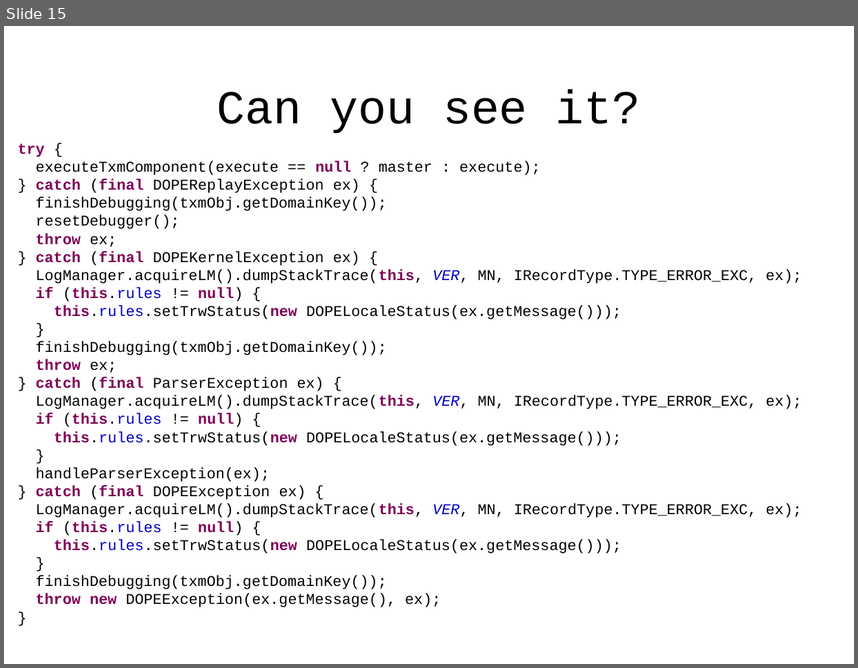
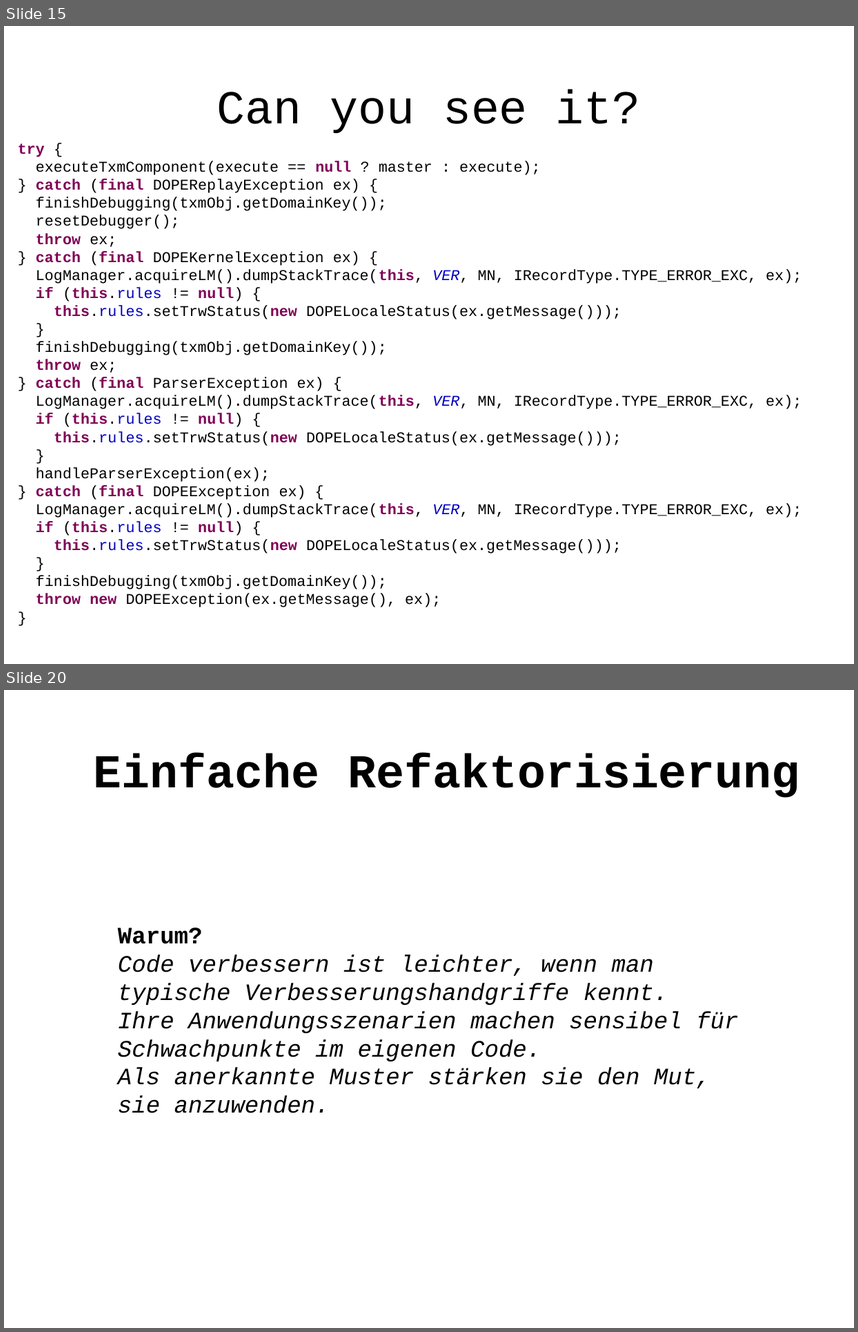
Before and after one commit to Weltraumschaf/Slides, a slide deck: CleanCodeDeveloper/RoterDan1/CCD_Roter_Dan_1.odp. Shown one above the other, each under a label of ours: slide 15 before the commit, slides 15 and 20 after it; the slides between them are not shown. The pictures are 858x668 and 858x1332 pixels, drawn with LibreOffice and Linux fonts; fonts in the diff are those of the drawing. Boxes give left, top, right and bottom in pixels: in the first picture for what was removed or moved away, otherwise in the second. Text is boxed around its words. In the diff, an @@ line names an element or a change of style, - is before the commit and + after.

```diff
--- a/CleanCodeDeveloper/RoterDan1/CCD_Roter_Dan_1.odp
+++ b/CleanCodeDeveloper/RoterDan1/CCD_Roter_Dan_1.odp
@@ slide 20 added at <box>4,690,854,1328</box>, background #FFFFFF @@
@@ title added at <box>94,753,800,798</box>, 44 pt, text #000000, bold @@
+  Einfache Refaktorisierung
@@ text added at <box>118,927,738,1113</box>, 22 pt, text #000000, italic @@
+Warum?
+Code verbessern ist leichter, wenn man typische Verbesserungshandgriffe kennt.
+Ihre Anwendungsszenarien machen sensibel für Schwachpunkte im eigenen Code.
+Als anerkannte Muster stärken sie den Mut, sie anzuwenden.
```
Also in this commit, not shown: 3 slides changed, 8 other slides added, 3 slides removed, 3 other files.
